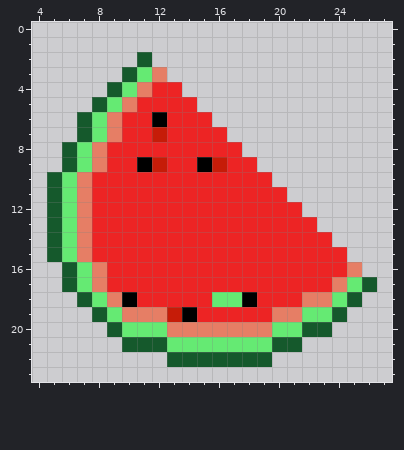
Two versions of one pixel-art sprite, packages/nouns-img-permutator/assets/layer-3/head-watermelon.png. The first picture shows the starting point.
The file is 32x32 pixels. Shown: x 4..27, y 0..23.
Once edited:
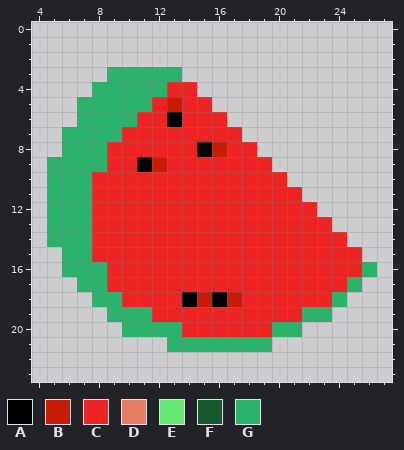
Palette (. is transparent): A #000000  B #c61c08  C #ed2424  D #e67e65  E #65ea73  F #15592c  G #2bb26b
Change:
Colour A replaces colour C in row 6 at x 13; in row 8 at x 15; in row 18 at x 14.
Colour A replaces colour E in row 18 at x 16.
Colour B replaces colour C in row 5 at x 13; in row 8 at x 16; in row 18 at x 15.
Colour B replaces colour E in row 18 at x 17.
Colour C is added in row 4 at x 14; in row 5 at x 15; in row 6 at x 16; in row 7 at x 17; in row 8 at x 18; in row 9 at x 19.
Colour C is added in row 10 at x 20; in row 11 at x 21; in row 12 at x 22; in row 13 at x 23; in row 14 at x 24; in row 15 at x 25.
Colour C replaces colour A in row 6 at x 12; in row 9 at x 15; in row 18 at x 10 and 18; in row 19 at x 14.
Colour C replaces colour B in row 7 at x 12; in row 9 at x 16; in row 19 at x 13.
Colour C replaces colour D in row 16 at x 25; in row 17 at x 24; in row 18 at x 22 to 23; in row 19 at x 12 and 20 to 21; in row 20 at x 14 to 19.
Colour G is added in row 3 at x 9 and 13; in row 4 at x 8; in row 5 at x 7; in row 7 at x 6; in row 9 at x 5; in row 16 at x 26.
Colour G replaces colour C in row 4 at x 12; in row 5 at x 11; in row 6 at x 10.
Colour G replaces colour D in row 3 at x 12; in row 4 at x 11; in row 5 at x 10; in rows 6 to 7 at x 9; in rows 8 to 9 at x 8; in rows 10 to 15 at x 7.
Colour G replaces colour D in rows 16 to 17 at x 8; in row 18 at x 9; in row 19 at x 10 to 11; in row 20 at x 13.
Colour G replaces colour E in row 3 at x 11; in row 4 at x 10; in row 5 at x 9; in rows 6 to 7 at x 8; in rows 8 to 9 at x 7; in rows 10 to 15 at x 6.
Colour G replaces colour E in row 16 at x 7; in row 17 at x 7 and 25; in row 18 at x 8 and 24; in row 19 at x 9 and 22 to 23; in row 20 at x 10 to 12 and 20 to 21; in row 21 at x 13 to 19.
Colour G replaces colour F in row 3 at x 10; in row 4 at x 9; in row 5 at x 8; in rows 6 to 7 at x 7; in rows 8 to 9 at x 6; in rows 10 to 14 at x 5.
Colour G replaces colour F in row 16 at x 6.
Colour F is gone in row 2 at x 11; in row 15 at x 5; in row 17 at x 6 and 26; in row 18 at x 7 and 25; in row 19 at x 8 and 24; in row 20 at x 9 and 22 to 23.
Colour F is gone in row 21 at x 10 to 12 and 20 to 21; in row 22 at x 13 to 19.
